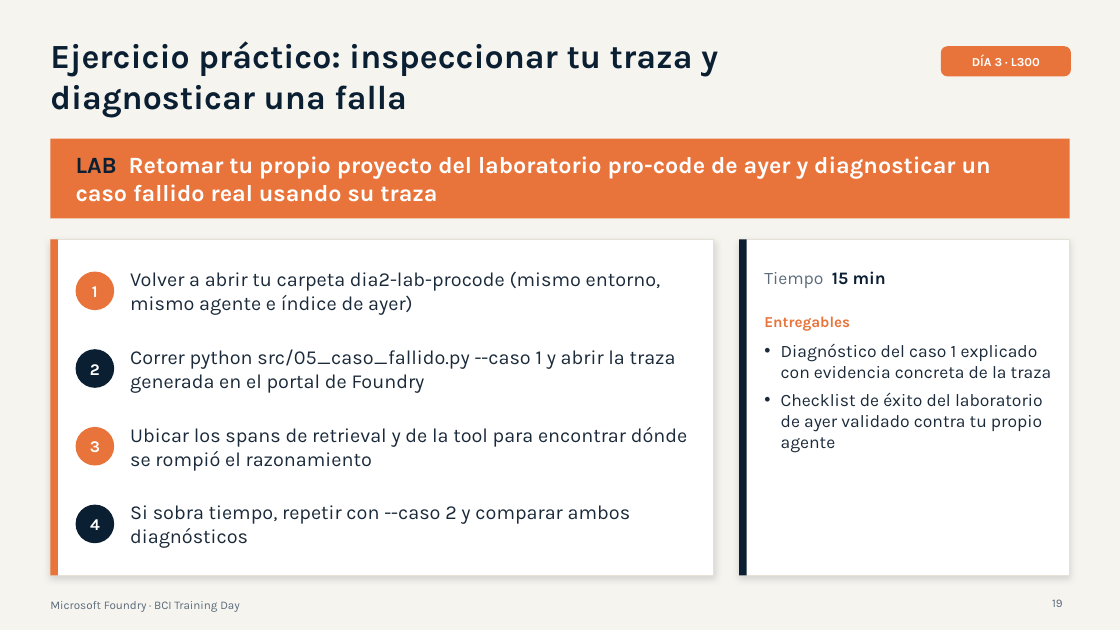
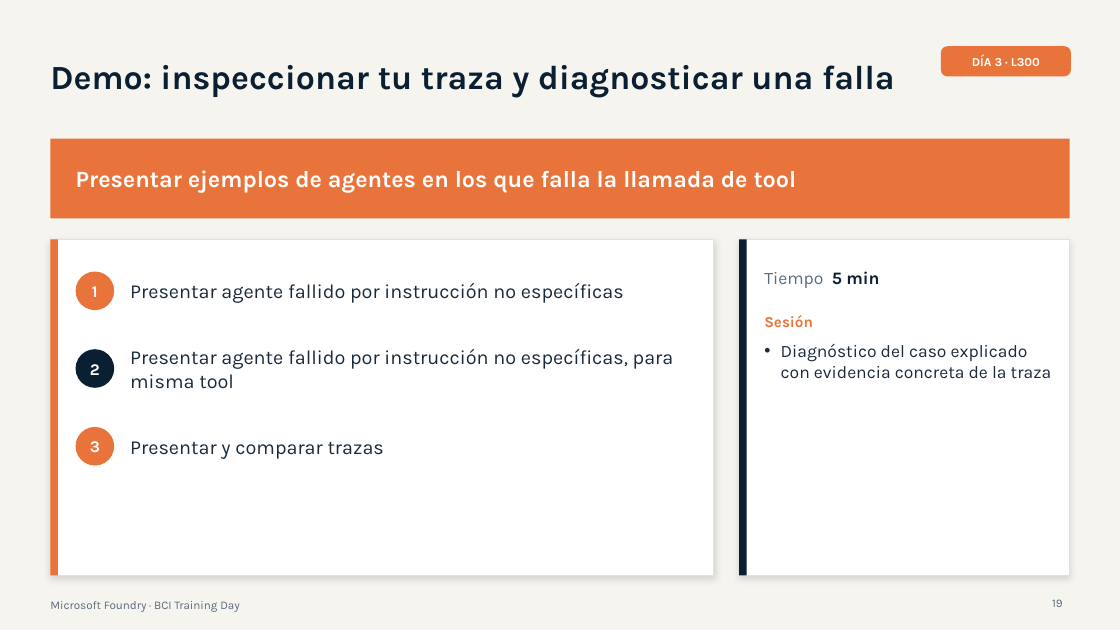
Before and after one commit to valegrajales/bci_workshop, a slide deck: slide 19 of presentaciones/BCI_Foundry_Dia3_L300_Produccion_Gobierno.pptx. Drawn at 1120x630 pixels with LibreOffice and Linux fonts; fonts in the diff are those of the drawing. Boxes give left, top, right and bottom in pixels: in the first picture for what was removed or moved away, otherwise in the second. Text is boxed around its words. In the diff, an @@ line names an element or a change of style, - is before the commit and + after.

Commit message:
Remove not required slide demo of day 3 presentation

```diff
--- a/presentaciones/BCI_Foundry_Dia3_L300_Produccion_Gobierno.pptx
+++ b/presentaciones/BCI_Foundry_Dia3_L300_Produccion_Gobierno.pptx
@@ text at (50,65,895,97): text changed @@
-Ejercicio práctico: inspeccionar tu traza y diagnosticar una falla
+Demo: inspeccionar tu traza y diagnosticar una falla
@@ text at (76,170,797,193): text changed @@
-LAB Retomar tu propio proyecto del laboratorio pro-code de ayer y diagnosticar un caso fallido real usando su traza
+Presentar ejemplos de agentes en los que falla la llamada de tool
@@ text at (130,283,624,303): text changed @@
-Volver a abrir tu carpeta dia2-lab-procode (mismo entorno, mismo agente e índice de ayer)
+Presentar agente fallido por instrucción no específicas
@@ text at (764,271,879,288): text changed @@
-Tiempo 15 min
+Tiempo 5 min
@@ text at (764,315,813,327): text changed @@
-Entregables
+Sesión
@@ text at (130,349,674,389): text changed @@
-Correr python src/05_caso_fallido.py --caso 1 y abrir la traza generada en el portal de Foundry
+Presentar agente fallido por instrucción no específicas, para misma tool
@@ text at (781,344,1051,378): text changed @@
-• Diagnóstico del caso 1 explicado con evidencia concreta de la traza
-• Checklist de éxito del laboratorio de ayer validado contra tu propio agente
+• Diagnóstico del caso explicado con evidencia concreta de la traza
@@ text at (130,441,384,459): text changed @@
-Ubicar los spans de retrieval y de la tool para encontrar dónde se rompió el razonamiento
+Presentar y comparar trazas
@@ ellipse removed at (76,505,114,544) @@
@@ text removed at (130,505,631,548) @@
-Si sobra tiempo, repetir con --caso 2 y comparar ambos diagnósticos
@@ text removed at (90,519,100,530) @@
-4
```
